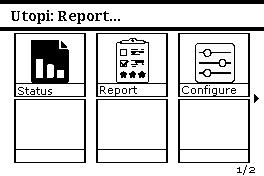
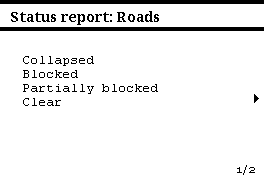
The second 264px x 176px image is a revision of the first. Changes to its layers:
hid group "Initial Page" (8 layers) over left=18, top=38, right=236, bottom=96
hid group "Icons Menu" (132 layers) over left=11, top=10, right=250, bottom=163
hid group "Labels Text" (53 layers) over left=17, top=85, right=247, bottom=163
showed group "Report Screens" (67 layers) over left=11, top=10, right=250, bottom=163
